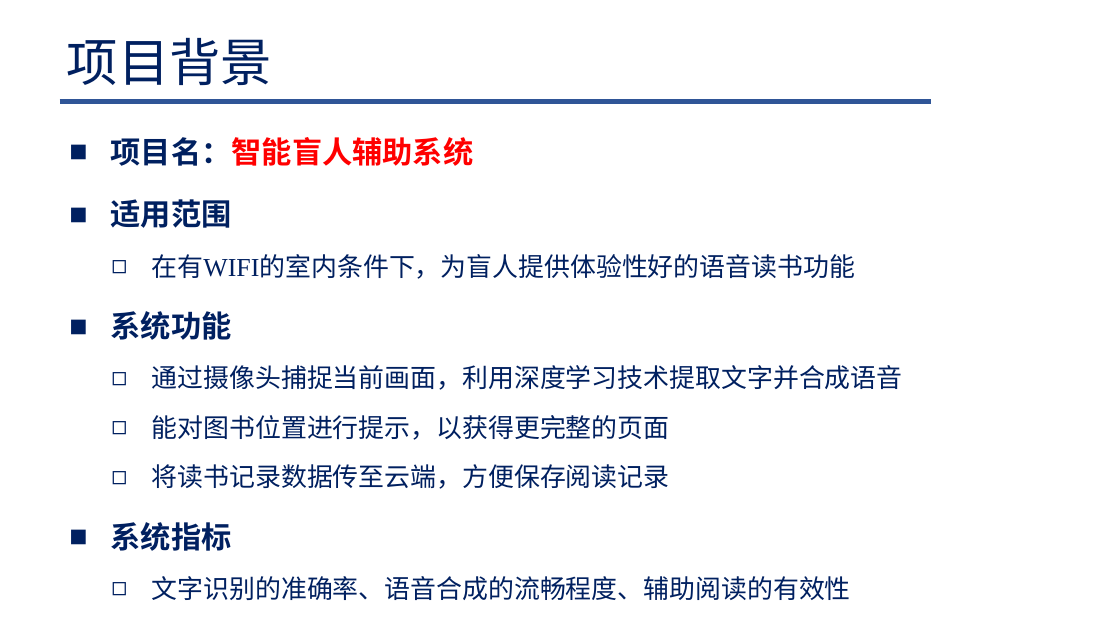
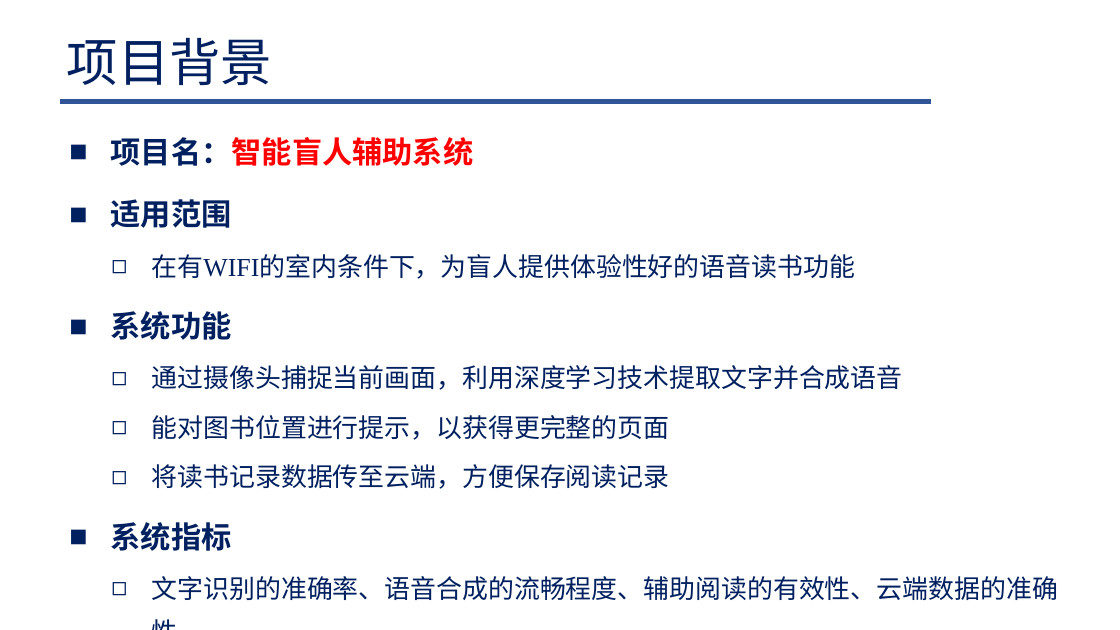
Before and after one commit to Lelucermaire111/Intelligent-blind-assistance-system, a slide deck: slide 3 of 系统设计/系统设计.pptx (slide 2 before the commit). Drawn at 1120x630 pixels with LibreOffice and Linux fonts; fonts in the diff are those of the drawing; background and template pictures are left out. Boxes give left, top, right and bottom in pixels: in the first picture for what was removed or moved away, otherwise in the second. Text is boxed around its words. In the diff, an @@ line names an element or a change of style, - is before the commit and + after.

```diff
--- a/系统设计/系统设计.pptx
+++ b/系统设计/系统设计.pptx
@@ text at [152, 576, 1058, 600]: text changed @@
-  ◻ 文字识别的准确率、语音合成的流畅程度、辅助阅读的有效性
+  ◻ 文字识别的准确率、语音合成的流畅程度、辅助阅读的有效性、云端数据的准确性
```
Also in this commit, not shown: 7 other slides changed, 25 slides added, 2 slides removed, 5 other files.
